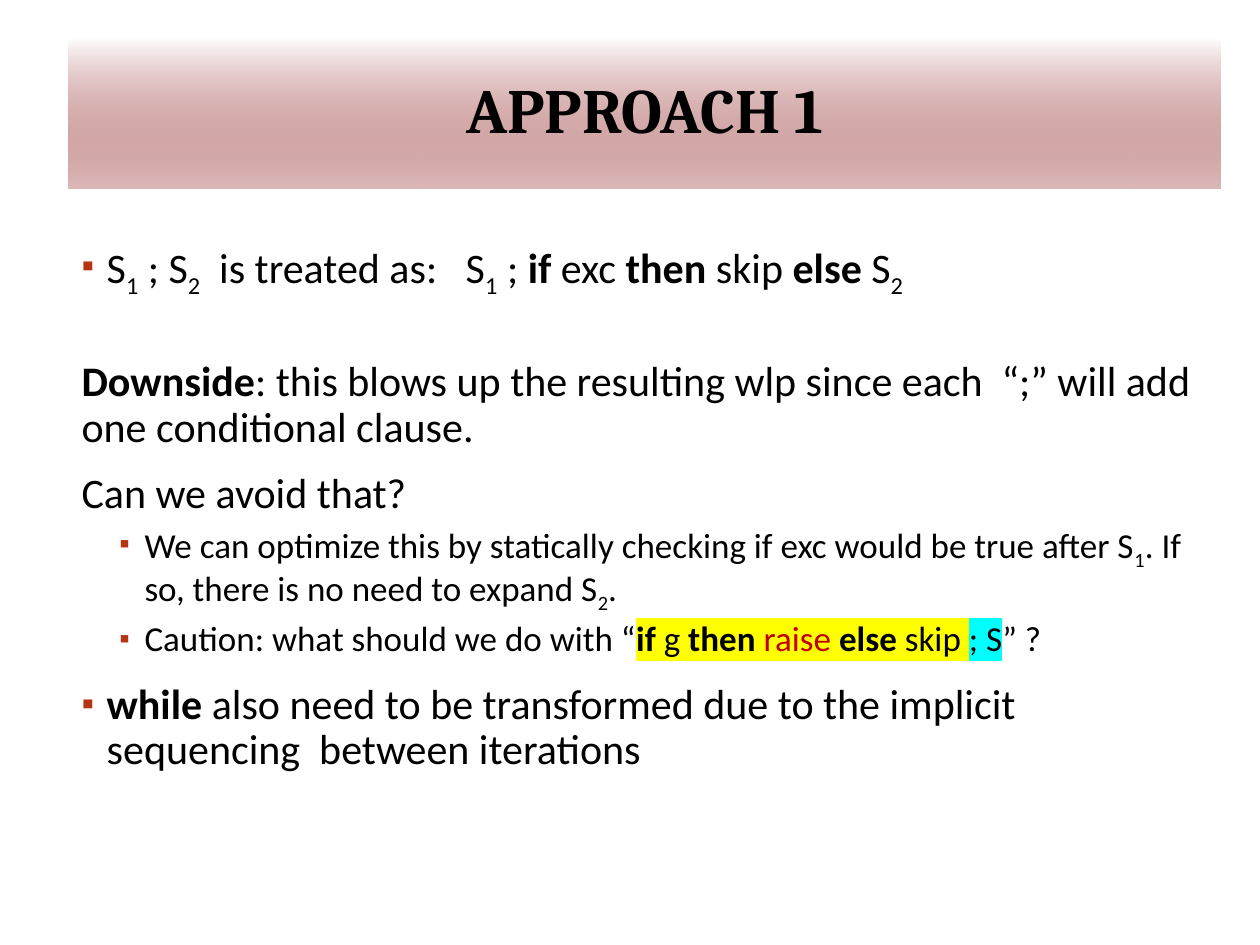
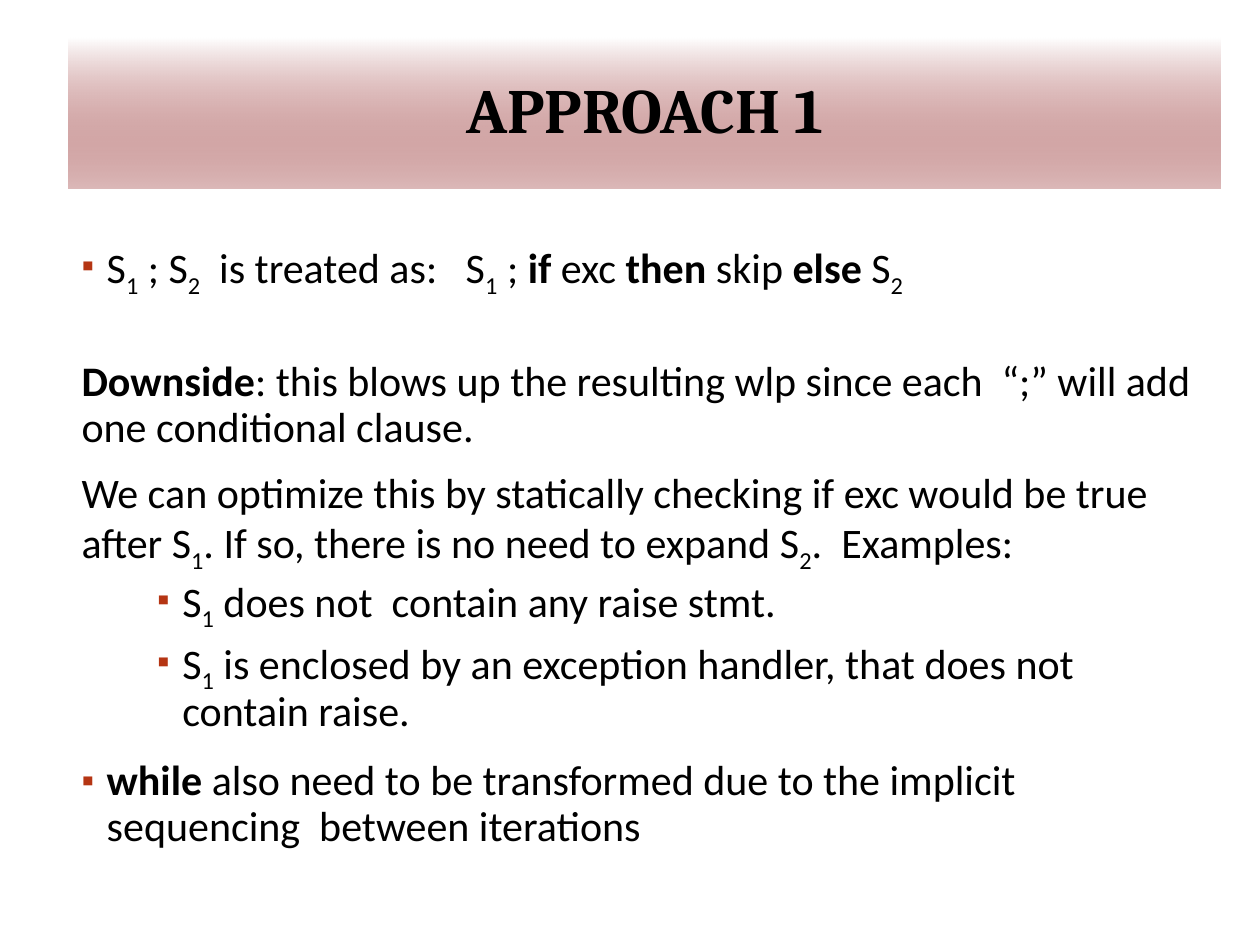
Before and after one commit to wooshrow/infopv, a slide deck: slide 66 of slides/PV_hoare.pptx. Drawn at 1260x945 pixels with LibreOffice and Linux fonts; fonts in the diff are those of the drawing; background and template pictures are left out. Boxes give left, top, right and bottom in pixels: in the first picture for what was removed or moved away, otherwise in the second. Text is boxed around its words. In the diff, an @@ line names an element or a change of style, - is before the commit and + after.

```diff
--- a/slides/PV_hoare.pptx
+++ b/slides/PV_hoare.pptx
@@ text at <box>82,478,1148,727</box>: text changed; size 20 to 24 pt @@
-Can we avoid that?
-  ▪ We can optimize this by statically checking if exc would be true after S1. If so, there is no need to expand S2.
-  ▪ Caution: what should we do with “if g then raise else skip ; S” ?
+We can optimize this by statically checking if exc would be true after S1. If so, there is no need to expand S2. Examples:
+    ▪ S1 does not contain any raise stmt.
+    ▪ S1 is enclosed by an exception handler, that does not contain raise.
```
Also in this commit, not shown: 4 other slides changed, 3 other files.
